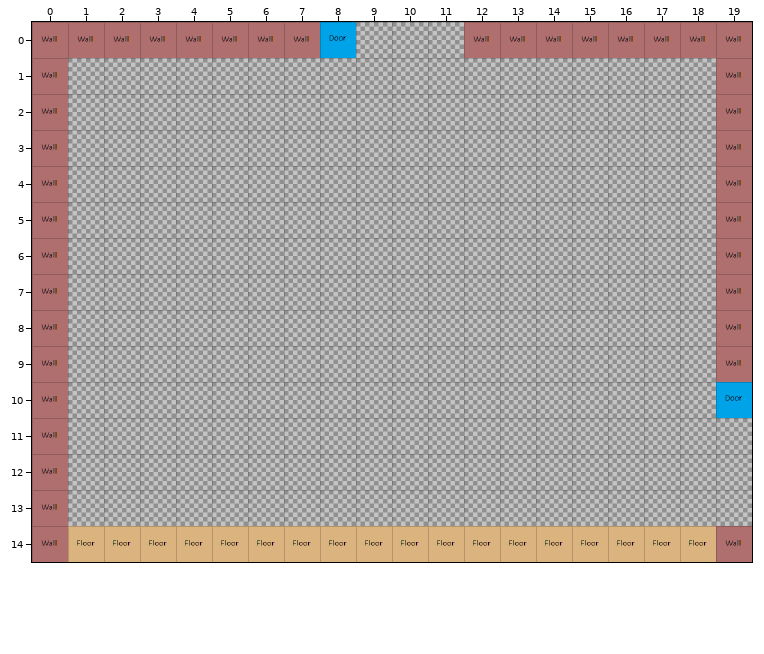
Level history. Tiled map: Assets/data/levels/room_1001.tmx. The picture above was drawn from the file before the commit.
Cells are 64x64 px. Shown: x 0..19, y 0..14.
And afterwards:
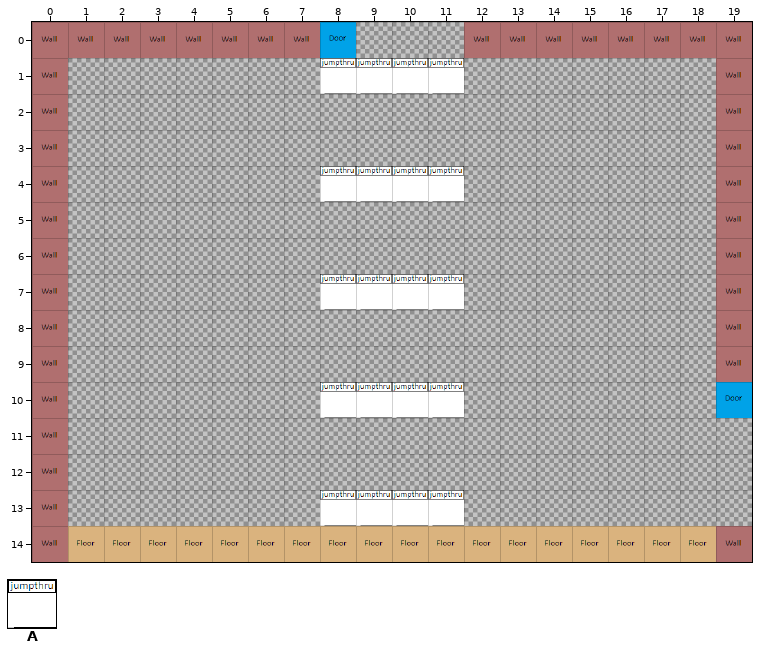
Key: from "tiles": A 7.
_ is an empty cell.
Change:
{"where": "layer \"Level\""}
{"y":1,"x":8,"old":"____","new":"AAAA"}
{"y":4,"x":8,"old":"____","new":"AAAA"}
{"y":7,"x":8,"old":"____","new":"AAAA"}
{"y":10,"x":8,"old":"____","new":"AAAA"}
{"y":13,"x":8,"old":"____","new":"AAAA"}
{"label":"added","picture_box":[320,58,464,94]}
{"label":"added","picture_box":[320,166,464,202]}
{"label":"added","picture_box":[320,274,464,310]}
{"label":"added","picture_box":[320,382,464,418]}
{"label":"added","picture_box":[320,490,464,526]}
